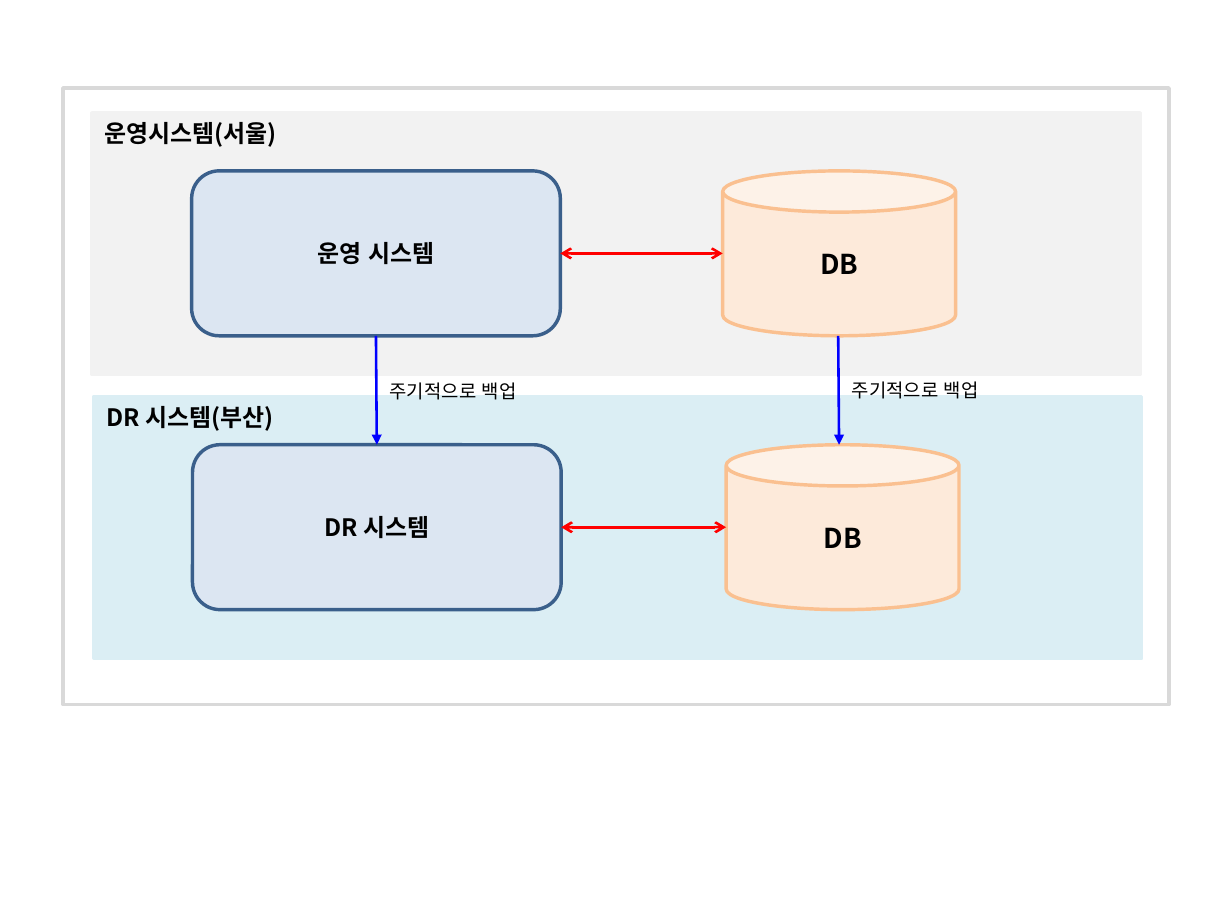
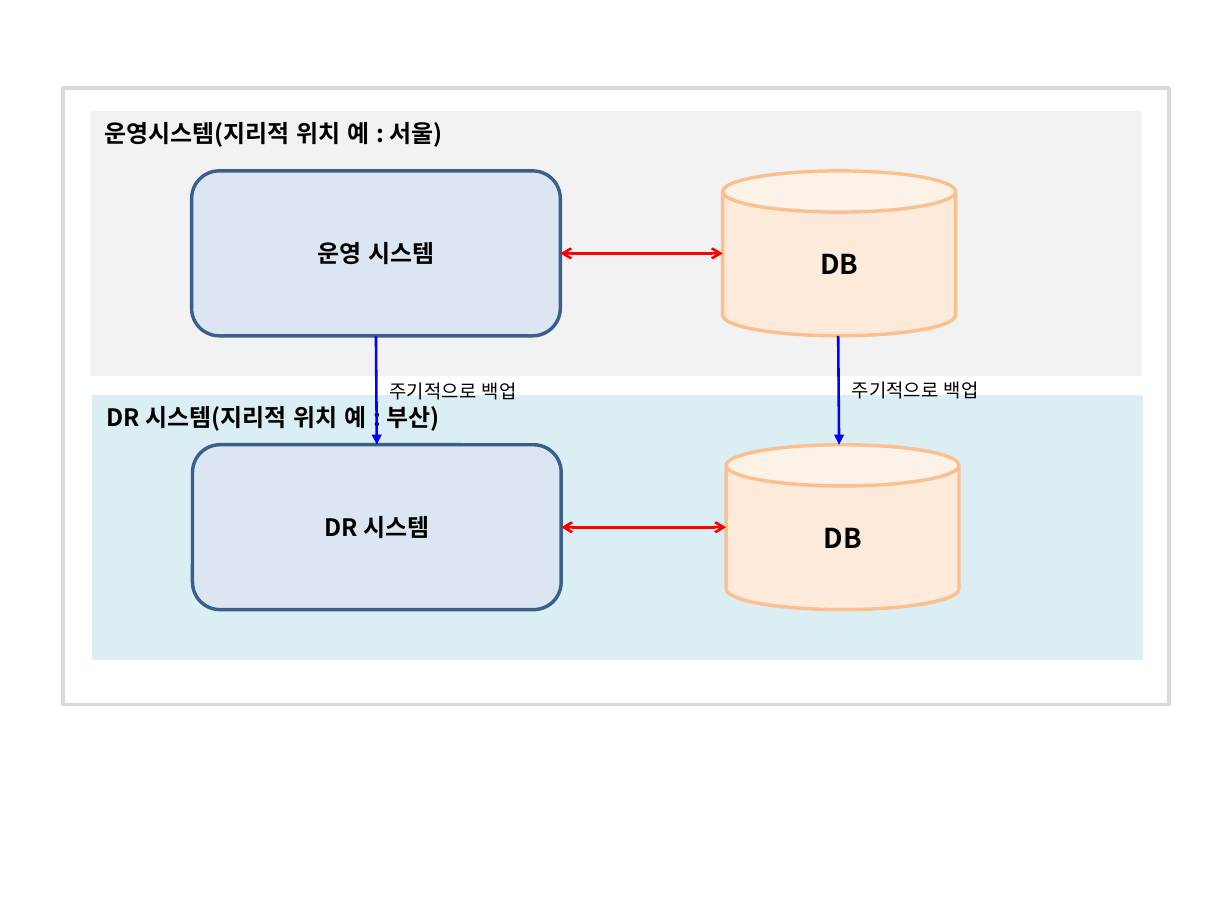
Before and after one commit to ohyes7love/work, a slide deck: slide 11 of restSeqApi/work/이미지.pptx. Drawn at 1232x924 pixels with LibreOffice and Linux fonts; fonts in the diff are those of the drawing. Boxes give left, top, right and bottom in pixels: in the first picture for what was removed or moved away, otherwise in the second. Text is boxed around its words. In the diff, an @@ line names an element or a change of style, - is before the commit and + after.

```diff
--- a/restSeqApi/work/이미지.pptx
+++ b/restSeqApi/work/이미지.pptx
@@ text in rectangle at bbox=[104, 122, 443, 147]: text changed @@
-운영시스템(서울)
+운영시스템(지리적 위치 예 : 서울)
@@ text in rectangle at bbox=[106, 406, 440, 431]: text changed @@
-DR 시스템(부산)
+DR 시스템(지리적 위치 예 : 부산)
```
Also in this commit, not shown: 1 slide added, 3 other files.
